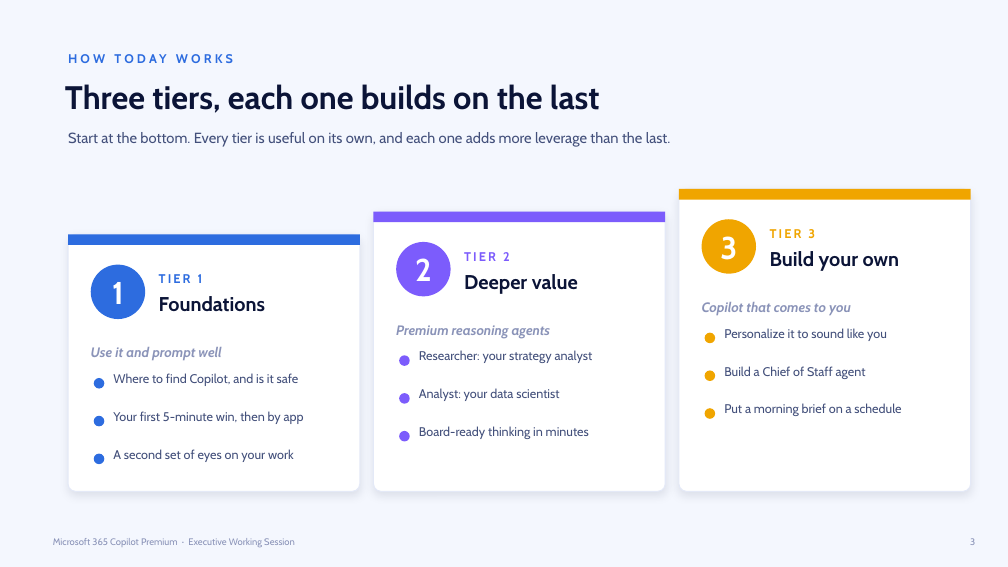
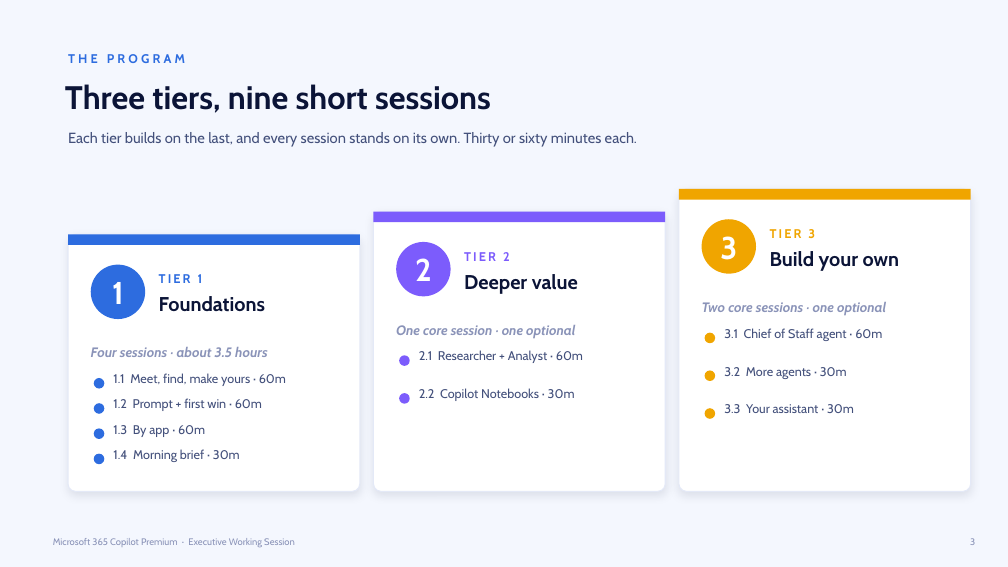
Before and after one commit to heyitsgoad/copilot-playground, a slide deck: slide 3 of education playground/assets/executive copilot playbook/Copilot-Premium-Executive-Training.pptx. Drawn at 1008x567 pixels with LibreOffice and Linux fonts; fonts in the diff are those of the drawing. Boxes give left, top, right and bottom in pixels: in the first picture for what was removed or moved away, otherwise in the second. Text is boxed around its words. In the diff, an @@ line names an element or a change of style, - is before the commit and + after.

```diff
--- a/education playground/assets/executive copilot playbook/Copilot-Premium-Executive-Training.pptx
+++ b/education playground/assets/executive copilot playbook/Copilot-Premium-Executive-Training.pptx
@@ text at (x1=68, y1=54, x2=185, y2=63): text changed @@
-HOW TODAY WORKS
+THE PROGRAM
@@ text at (x1=65, y1=84, x2=491, y2=113): text changed @@
-Three tiers, each one builds on the last
+Three tiers, nine short sessions
@@ text at (x1=68, y1=132, x2=637, y2=147): text changed @@
-Start at the bottom. Every tier is useful on its own, and each one adds more leverage than the last.
+Each tier builds on the last, and every session stands on its own. Thirty or sixty minutes each.
@@ text at (x1=396, y1=325, x2=575, y2=338): text changed @@
-Premium reasoning agents
+One core session · one optional
@@ text at (x1=702, y1=302, x2=886, y2=315): text changed @@
-Copilot that comes to you
+Two core sessions · one optional
@@ text at (x1=724, y1=328, x2=882, y2=341): text changed @@
-Personalize it to sound like you
+3.1 Chief of Staff agent · 60m
@@ text at (x1=91, y1=347, x2=267, y2=357): text changed @@
-Use it and prompt well
+Four sessions · about 3.5 hours
@@ text at (x1=419, y1=350, x2=583, y2=363): text changed @@
-Researcher: your strategy analyst
+2.1 Researcher + Analyst · 60m
@@ text at (x1=113, y1=373, x2=286, y2=386): text changed @@
-Where to find Copilot, and is it safe
+1.1 Meet, find, make yours · 60m
@@ text at (x1=419, y1=388, x2=575, y2=401): text changed @@
-Analyst: your data scientist
+2.2 Copilot Notebooks · 30m
@@ text at (x1=724, y1=367, x2=847, y2=379): text changed @@
-Build a Chief of Staff agent
+3.2 More agents · 30m
@@ ellipse moved from (x1=94, y1=416, x2=104, y2=426) to (x1=94, y1=403, x2=104, y2=414) @@
@@ text at (x1=113, y1=398, x2=262, y2=411): text changed @@
-Your first 5-minute win, then by app
+1.2 Prompt + first win · 60m
@@ text at (x1=724, y1=404, x2=854, y2=413): text changed @@
-Put a morning brief on a schedule
+3.3 Your assistant · 30m
@@ ellipse added at (x1=94, y1=429, x2=104, y2=439), fill #2D6CDF @@
@@ text at (x1=113, y1=425, x2=205, y2=437): text changed @@
-A second set of eyes on your work
+1.3 By app · 60m
@@ text added at (x1=113, y1=449, x2=240, y2=462), 12 pt, text #43507B @@
+1.4 Morning brief · 30m
@@ ellipse removed at (x1=399, y1=431, x2=410, y2=442) @@
@@ text removed at (x1=419, y1=426, x2=589, y2=439) @@
-Board-ready thinking in minutes
```
Also in this commit, not shown: 15 other slides changed, 6 slides added, 1 other file.
